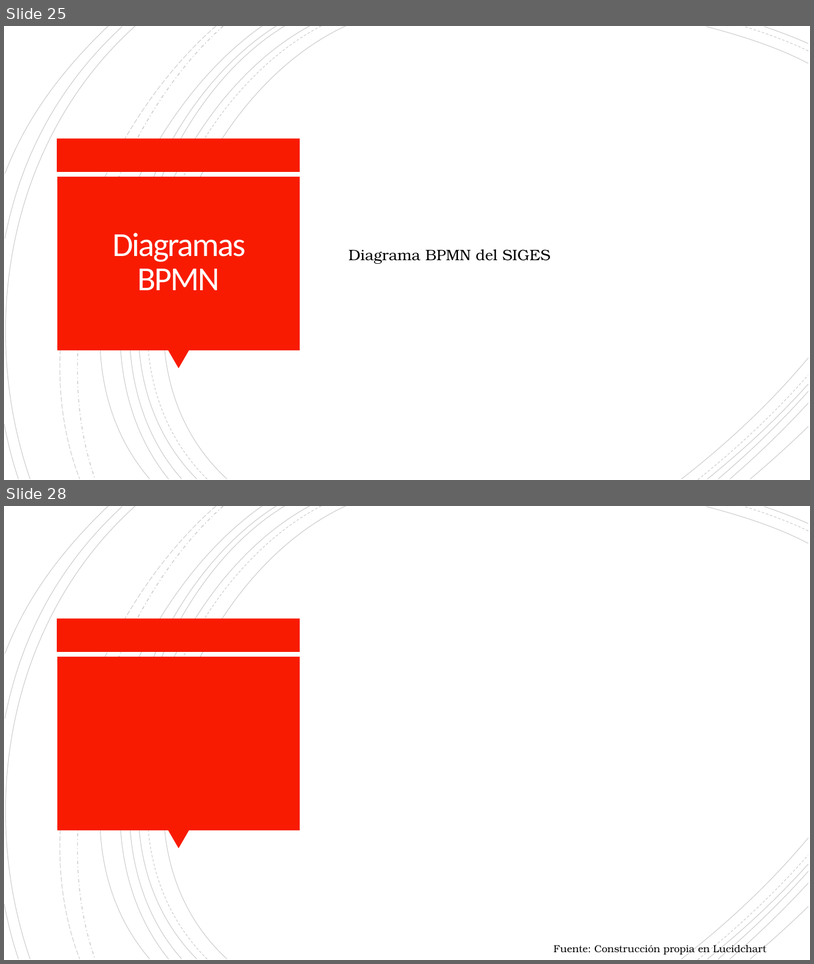
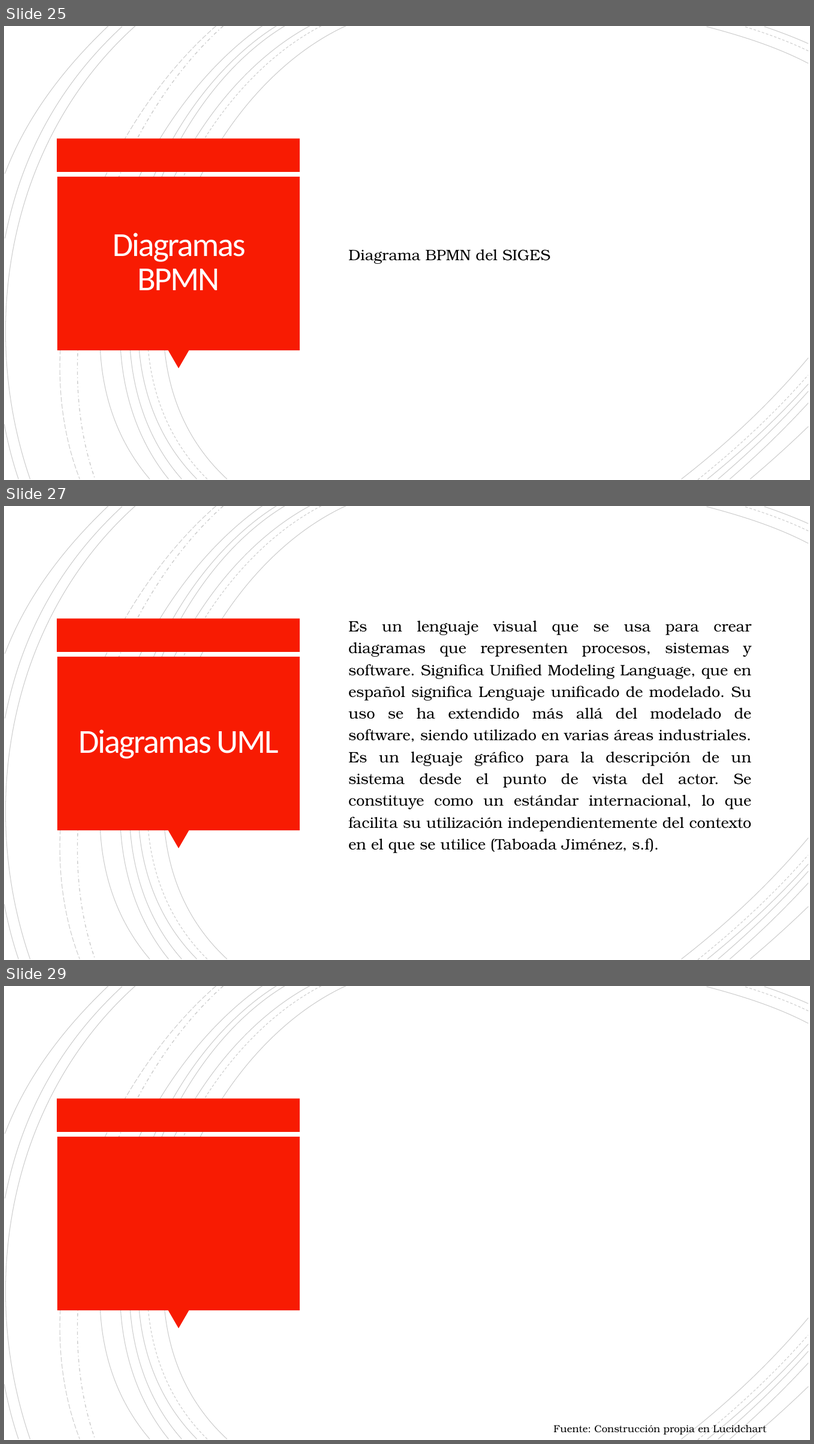
Before and after one commit to Dillan444/PROYECTO_SENA, a slide deck: PLANTEAMIENTO_DEL_PROBLEMA.pptx. Shown one above the other, each under a label of ours: slides 25 and 28 before the commit, slides 25, 27 and 29 after it; the slides between them are not shown. The pictures are 814x964 and 814x1444 pixels, drawn with LibreOffice and Linux fonts; fonts in the diff are those of the drawing; background and template pictures are left out. Boxes give left, top, right and bottom in pixels: in the first picture for what was removed or moved away, otherwise in the second. Text is boxed around its words. In the diff, an @@ line names an element or a change of style, - is before the commit and + after.

```diff
--- a/PLANTEAMIENTO_DEL_PROBLEMA.pptx
+++ b/PLANTEAMIENTO_DEL_PROBLEMA.pptx
@@ slide 27 added at (4,506,810,960), background #FFFFFF; not listed: 24 template elements that a slide beside it also shows @@
@@ text added at (348,621,752,853), 18 pt, text #000000 @@
+Es un lenguaje visual que se usa para crear diagramas que representen procesos, sistemas y software. Significa Unified Modeling Language, que en español significa Lenguaje unificado de modelado. Su uso se ha extendido más allá del modelado de software, siendo utilizado en varias áreas industriales. Es un leguaje gráfico para la descripción de un sistema desde el punto de vista del actor. Se constituye como un estándar internacional, lo que facilita su utilización independientemente del contexto en el que se utilice (Taboada Jiménez, s.f).
@@ title added at (78,729,278,759), 40 pt, text #FFFEFF @@
+Diagramas UML
@@ what was slide 28 is now slide 29 @@
```
Also in this commit, not shown: 3 slides changed, 1 other slide added, 1 other file.
